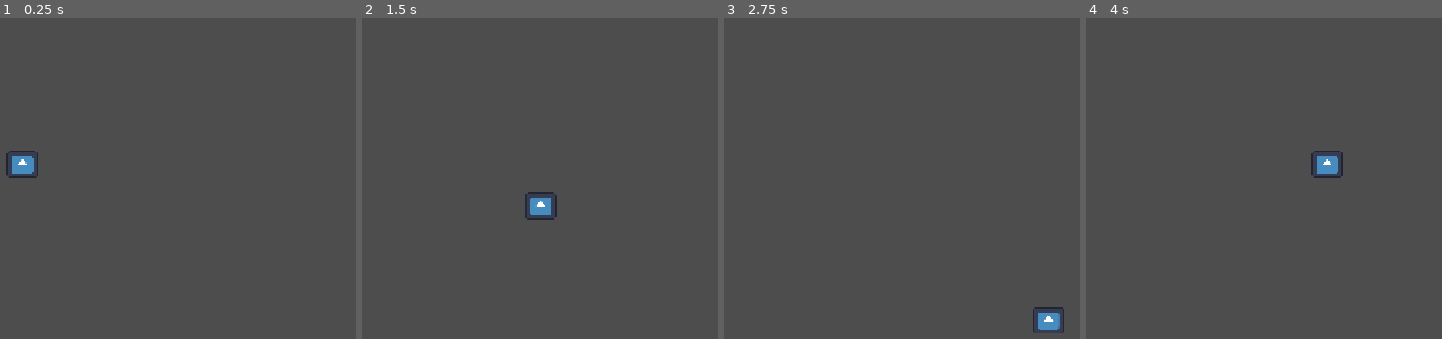
Above: before the commit, frames 1-4 (left to right).
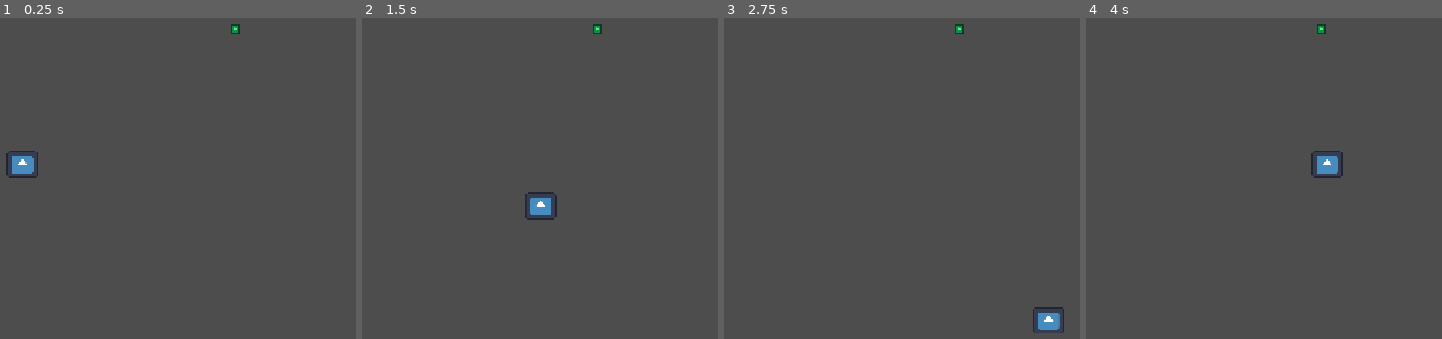
Above: after the commit, the same moments.

Repository: DevLucasOnly/DevLucasOnly-SurviveGD-Prototipo-de-Sobrevivencia-2D
Game: Godot game, scene res://scenes/world.tscn
Two runs of this game, one before a commit and one after it. Both use one fixed random seed, a clock stepped at 60 frames per second and the inputs below. The engine's default icon, where the game draws it, is replaced by a stand-in: a white triangle on a blue panel in a dark square.
Inputs:
- Up to frame 1 (0.25 s): no input
- Up to frame 2 (1.5 s): tap Enter at 0.5 s; hold D (move_right) 0.53-1.28 s; hold S (move_down) from 1.28 s (still down)
- Up to frame 3 (2.75 s): release S (move_down) at 2.03 s; hold D (move_right) from 2.03 s (still down)
- Up to frame 4 (4 s): release D (move_right) at 2.78 s; hold W (move_up) 2.78-3.53 s; hold A (move_left) from 3.53 s (still down)

The runs differ from the first frame. In frame 1, less than 0.1% of the frame differs, in the area x 64-68%, y 1-5%; in frame 2, less than 0.1%; in frame 3, less than 0.1%; in frame 4, less than 0.1%.

Commit message:
Implementa item coletavel Antidoto e restauracao de humanidade

Diff:
--- /dev/null
+++ b/scenes/antidoto.tscn
@@ -0,0 +1,20 @@
+[gd_scene format=3 uid="uid://cfjvvso8al50g"]
+
+[ext_resource type="Script" uid="uid://c70kq3id7lwsu" path="res://scripts/antidoto.gd" id="1_io8bx"]
+[ext_resource type="Texture2D" uid="uid://c3n21xv1tocil" path="res://icon.svg" id="1_sgq8w"]
+
+[sub_resource type="CircleShape2D" id="CircleShape2D_snp6e"]
+
+[node name="Antidoto" type="Area2D" unique_id=1307615855]
+script = ExtResource("1_io8bx")
+
+[node name="Sprite2D" type="Sprite2D" parent="." unique_id=1472397336]
+modulate = Color(0.2616427, 0.989355, 0.42065853, 1)
+position = Vector2(1, 0)
+scale = Vector2(0.10156248, 0.10937501)
+texture = ExtResource("1_sgq8w")
+
+[node name="CollisionShape2D" type="CollisionShape2D" parent="." unique_id=1338927591]
+shape = SubResource("CircleShape2D_snp6e")
+
+[connection signal="body_entered" from="." to="." method="_on_body_entered"]
--- a/scenes/world.tscn
+++ b/scenes/world.tscn
@@ -1,6 +1,7 @@
 [gd_scene format=3 uid="uid://pqc1qi0tj223"]
 
 [ext_resource type="PackedScene" uid="uid://k4l4cem25ra1" path="res://scenes/Player.tscn" id="1_nnsk1"]
+[ext_resource type="PackedScene" uid="uid://cfjvvso8al50g" path="res://scenes/antidoto.tscn" id="2_rwgxs"]
 
 [sub_resource type="RectangleShape2D" id="RectangleShape2D_snp6e"]
 size = Vector2(1153, 11)
@@ -43,3 +44,6 @@
 [node name="CollisionShape2D" type="CollisionShape2D" parent="Parede_Dir" unique_id=284139546]
 position = Vector2(1162.75, 323.5)
 shape = SubResource("RectangleShape2D_13mlu")
+
+[node name="Antidoto" parent="." unique_id=1307615855 instance=ExtResource("2_rwgxs")]
+position = Vector2(873, 121)
--- /dev/null
+++ b/scripts/antidoto.gd
@@ -0,0 +1,16 @@
+extends Area2D
+
+@export var cura_valor: float = 30.0
+
+# Esta função será chamada automaticamente pelo sinal 'body_entered'
+func _on_body_entered(body: Node2D) -> void:
+	# Verifica se a entidade colidida possui a propriedade 'humanidade'
+	if "humanidade" in body:
+		# Soma o valor da cura, garantindo que não ultrapasse o limite de 100
+		body.humanidade = min(body.humanidade + cura_valor, 100.0)
+
+		# Opcional: print para depuração no console
+		print("Antidoto coletado. Humanidade atual: ", body.humanidade)
+
+		# Remove o item da árvore de cenas e libera a memória
+		queue_free()
Not shown, added: scripts/antidoto.gd.uid
